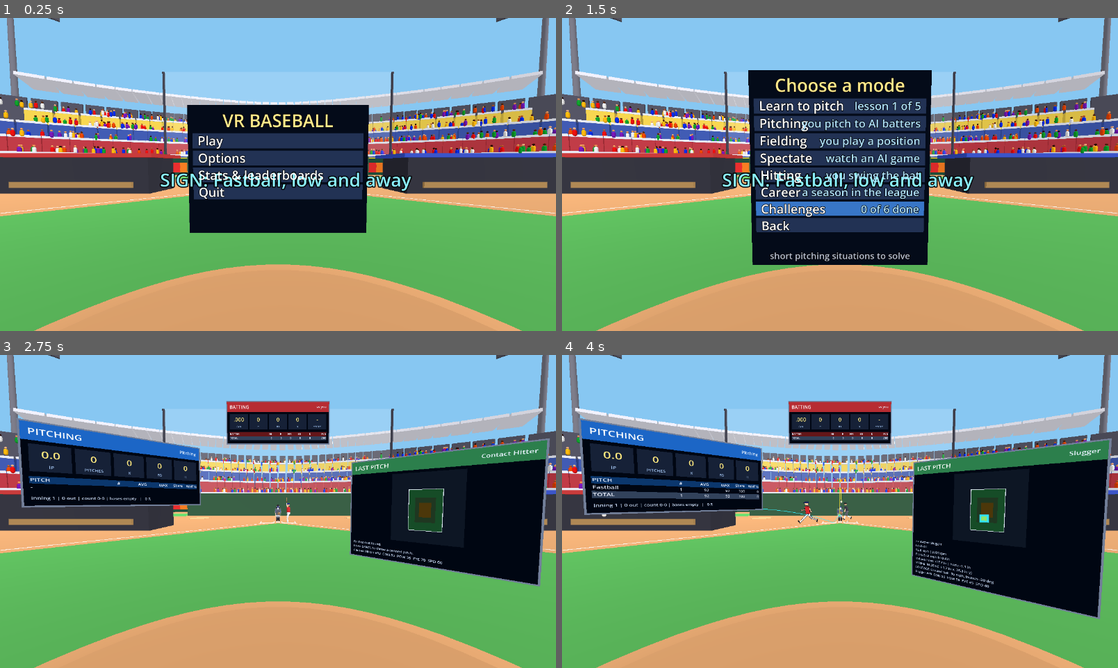
Above: before the commit, frames 1-4 (two rows, left to right).
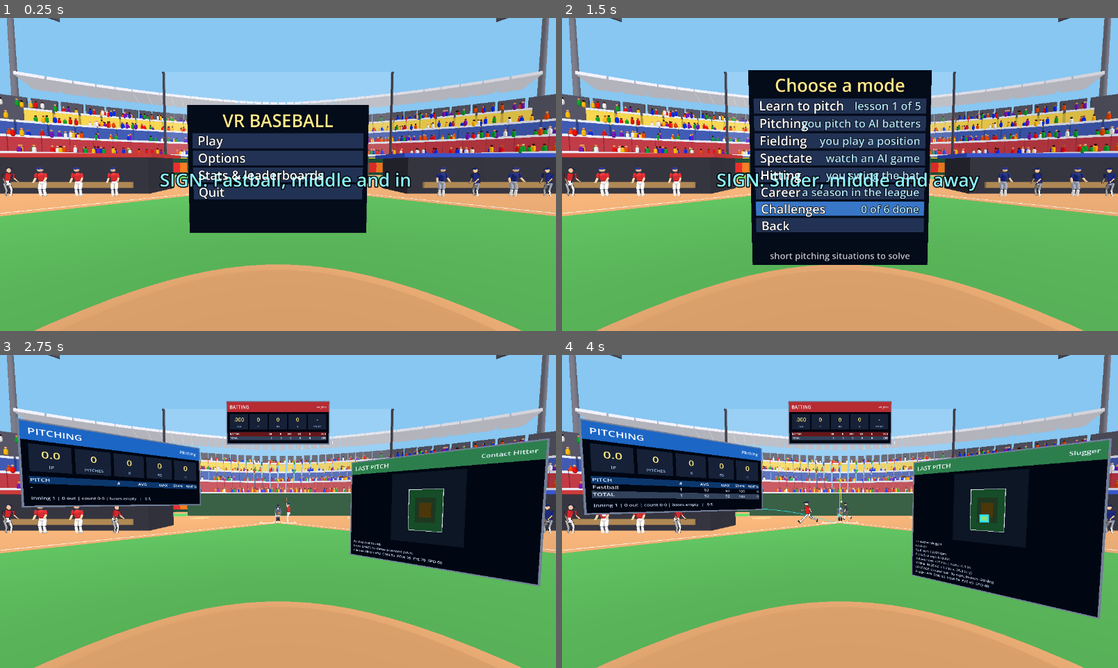
Above: after the commit, the same moments.

Repository: jbax-and-his-ai-pals/009-vr-baseball
Game: Godot game, scene res://scenes/bullpen.tscn
Same seed, same stepped clock (60 frames per second), same inputs: the game is played once before the commit and once after it.
Inputs (mouse positions are in pixels of both pictures, inside the frame that each line leads up to):
- Up to frame 1 (0.25 s): no input
- Up to frame 2 (1.5 s): tap Enter (ui_accept) at 0.5, 0.77, 1.25 s; move the mouse to (962, 158) at 0.52 s; hold Up 0.53-1.25 s; tap P at 0.6 s; click (962, 158) at 0.67 s; drag from (728, 190) to (812, 237) at 1.27 s
- Up to frame 3 (2.75 s): tap Enter (ui_accept) at 2 s; move the mouse to (333, 442) at 2.02 s; hold Up from 2.03 s (still down); tap Keypad Enter at 2.1 s
- Up to frame 4 (4 s): release Up at 2.75 s; tap Enter (ui_accept) at 2.75, 3.77 s; drag from (812, 574) to (673, 464) at 2.77 s; move the mouse to (1006, 558) at 3.52 s; hold Down from 3.53 s (still down); tap P at 3.6 s

The runs differ from the first frame. In frame 1, 1.9% of the frame differs, in the area x 0-100%, y 47-57%; in frame 2, 2.4%; in frame 3, 0.5%; in frame 4, 0.5%.

Commit message:
Dugouts: teammates at the rails and coaches react to the game; the visitors wear red
Co-Authored-By: Claude Sonnet 5.5 <noreply@anthropic.com>

Diff:
--- a/scripts/bullpen.gd
+++ b/scripts/bullpen.gd
@@ -124,6 +124,7 @@
 var _umpire: Doll
 var _base_ump_dolls: Array[Doll] = []
 var _director := PlayDirector.new()   # puts a play on the field: fielders, ball, runners, callouts
+var _dugouts: Dugouts               # teammates at the rails and the coaches
 var _base_umps: BaseUmpires   # the three umpires at the bases
 var _crew: PlateCrew          # drives the catcher and the umpire
 var _props: FieldProps        # dust, dropped bats, and calls that wait for their moment
@@ -316,6 +317,9 @@
 	else:
 		_home = Team.generate("Home", 55.0, 7)
 		_away = Team.generate("Away", 52.0, 14)
+		_away.jersey = Color(0.84, 0.16, 0.18)          # the visitors wear red (the runners and the batter already do)
+		_away.pants = Color(0.95, 0.95, 0.97)
+		_away.cap = Color(0.12, 0.17, 0.50)
 	_batting = Team.archetype_roster()
 	_defense = Defense.from_team(_home)
 	_ai_pitcher = AIPitcher.new(_home.player_at(1))
@@ -359,6 +363,8 @@
 	add_child(_base_umps)
 	_base_umps.setup(_base_ump_dolls[0], _base_ump_dolls[1], _base_ump_dolls[2])
 	_base_umps.umpire_voice.connect(func(id: String, at: Vector3): _sound.umpire_says_at(id, at))
+	_dugouts = Dugouts.new()
+	_dugouts.setup(self, _home, _away, Callable(self, "_doll_style"))
 	_sound.umpire_spoke.connect(_on_umpire_spoke)
 	_director.base_umps = _base_umps
 	_director.props = _props
@@ -3251,6 +3257,10 @@
 		_sound.crowd_react(ev, _game)
 	if _stadium != null:
 		_stadium.pulse(_crowd_excitement(ev))
+	if _dugouts != null:
+		_dugouts.react_event(ev, "home" if _top_game != null else "away")
+		if ev.get("game_over", false):
+			_dugouts.cheer("home" if _game.home_score > _game.runs else "away", "celebrate", true)
 	match String(ev.get("result", "")):
 		"home_run":
 			_haptics.play("rumble", 1.0)
--- /dev/null
+++ b/scripts/dugouts.gd
@@ -0,0 +1,92 @@
+class_name Dugouts
+extends Node
+## The people at the edges of the field: teammates at the rail of each dugout and a coach in each
+## coach's box. They stand there and react to the game: the batting side cheers a run or a homer,
+## groans a strikeout, the fielding side pumps a fist at one. Nothing here touches the rules.
+##
+##   dugouts.setup(parent, home_team, away_team, style_fn)
+##   dugouts.react_event(ev, batting_side)     "home" or "away": who is at bat
+##   dugouts.cheer("away", "celebrate")        a side does one clip, a beat apart from each other
+
+const HOME_X := 1.0                 # the home dugout is on the third-base side (+x), the visitors' on the first-base side
+const RAIL_Z := 6.5                 # just in front of the dugout's face (the pit box ends at z = 5.6)
+const MATES := 4                    # teammates at each rail
+const COACH_1B := Vector3(-22.5, 0.0, 14.0)
+const COACH_3B := Vector3(22.5, 0.0, 14.0)
+
+## Each reaction: the clip, how long it plays, how many of the group do it.
+const REACTIONS := {
+	"celebrate": {"clip": "celebrate", "seconds": 1.2},
+	"fist": {"clip": "fist_pump", "seconds": 0.9},
+	"groan": {"clip": "react", "seconds": 1.0},
+}
+
+var mates := {"home": [], "away": []}          # side -> Array[Doll]
+var coaches: Array[Doll] = []
+var _later: Array = []                         # [seconds left, Doll, clip, duration]
+var _rng := RandomNumberGenerator.new()
+
+
+func setup(parent: Node3D, home: Team, away: Team, style_fn: Callable) -> void:
+	_rng.seed = 11
+	parent.add_child(self)
+	for side in ["home", "away"]:
+		var team: Team = home if side == "home" else away
+		var sx := HOME_X if side == "home" else -HOME_X
+		for i in MATES:
+			var at := Vector3(sx * (10.0 + 2.2 * i), 0.0, RAIL_Z)
+			var d := Doll.create(parent, at, team.jersey, team.pants, team.cap, false, int(style_fn.call(300 + i + (0 if side == "home" else 10))))
+			d.locomotion = false
+			d.rotation.y = -sx * 0.35
+			mates[side].append(d)
+	for spot in [COACH_1B, COACH_3B]:
+		var c := Doll.create(parent, spot, away.jersey, away.pants, away.cap, false, int(style_fn.call(320 if spot.x < 0.0 else 321)))
+		c.locomotion = false
+		c.rotation.y = PI + (0.5 if spot.x < 0.0 else -0.5)        # watching the plate
+		coaches.append(c)
+
+
+## A side does a reaction; each person starts a moment after the last so it is not a chorus line.
+func cheer(side: String, kind: String, include_coaches: bool = false) -> void:
+	var r: Dictionary = REACTIONS.get(kind, REACTIONS.celebrate)
+	var t := 0.0
+	for d in mates.get(side, []):
+		_later.append([t + _rng.randf_range(0.0, 0.25), d, String(r.clip), float(r.seconds) * _rng.randf_range(0.9, 1.2)])
+		t += 0.12
+	if include_coaches:
+		for c in coaches:
+			_later.append([_rng.randf_range(0.0, 0.3), c, String(r.clip), float(r.seconds)])
+
+
+## What the people at the edges do about an event of the game. `batting_side` is who is at bat.
+func react_event(ev: Dictionary, batting_side: String) -> void:
+	var fielding := "home" if batting_side == "away" else "away"
+	match String(ev.get("result", "")):
+		"home_run":
+			cheer(batting_side, "celebrate", true)
+			cheer(fielding, "groan")
+			return
+		"triple", "double":
+			cheer(batting_side, "fist")
+		"strikeout":
+			cheer(fielding, "fist")
+			cheer(batting_side, "groan")
+		"error":
+			cheer(fielding, "groan")
+	if int(ev.get("runs", 0)) > 0 and String(ev.get("result", "")) != "home_run":
+		cheer(batting_side, "celebrate", true)
+
+
+func pending() -> int:
+	return _later.size()
+
+
+func _process(delta: float) -> void:
+	for i in range(_later.size() - 1, -1, -1):
+		var e: Array = _later[i]
+		e[0] = float(e[0]) - delta
+		if float(e[0]) <= 0.0:
+			var d: Doll = e[1]
+			if is_instance_valid(d):
+				d.play(String(e[2]), float(e[3]))
+			_later.remove_at(i)
--- /dev/null
+++ b/tests/dugouts_test.gd
@@ -0,0 +1,88 @@
+extends SceneTree
+## The people at the edges: teammates at each dugout rail and a coach in each box, who react to what
+## happens (the side at bat cheers runs and homers and groans strikeouts; the fielding side pumps a fist).
+## Run: godot --headless --path . -s res://tests/dugouts_test.gd
+
+var _failures := 0
+
+
+func _check(ok: bool, msg: String) -> void:
+	print(("PASS  " if ok else "FAIL  ") + msg)
+	if not ok:
+		_failures += 1
+
+
+func _busy(side: String, dg: Dugouts) -> int:
+	var n := 0
+	for d in dg.mates[side]:
+		if (d as Doll).busy():
+			n += 1
+	return n
+
+
+func _settle(dg: Dugouts) -> void:
+	for i in 300:
+		dg._process(0.02)
+		for side in ["home", "away"]:
+			for d in dg.mates[side]:
+				(d as Doll)._process(0.02)
+		for c in dg.coaches:
+			(c as Doll)._process(0.02)
+
+
+func _init() -> void:
+	var holder := Node3D.new()
+	root.add_child(holder)
+	var home := Team.generate("Home", 55.0, 7)
+	var away := Team.generate("Away", 52.0, 14)
+	var dg := Dugouts.new()
+	dg.setup(holder, home, away, func(k: int): return k % 2)
+	await process_frame
+	_check(dg.mates.home.size() == Dugouts.MATES and dg.mates.away.size() == Dugouts.MATES and dg.coaches.size() == 2, "four teammates at each rail and two coaches")
+	var home_ok := true
+	var away_ok := true
+	for d in dg.mates.home:
+		home_ok = home_ok and d.position.x > 5.0 and d.position.z > 5.6
+	for d in dg.mates.away:
+		away_ok = away_ok and d.position.x < -5.0 and d.position.z > 5.6
+	_check(home_ok and away_ok, "home on the third-base side, visitors on the first-base side, both in front of the dugout face")
+	_check(dg.coaches[0].position.x < 0.0 and dg.coaches[1].position.x > 0.0, "a coach by each base")
+	_check(_busy("home", dg) == 0 and _busy("away", dg) == 0, "all standing quietly to start")
+
+	dg.react_event({"result": "home_run", "runs": 1}, "away")
+	_check(dg.pending() == Dugouts.MATES * 2 + 2 + 0 or dg.pending() > 8, "a homer sends the batting side, its coaches and the fielding side into action (%d queued)" % dg.pending())
+	dg._process(1.0)
+	_check(dg.pending() == 0 and _busy("away", dg) == Dugouts.MATES and _busy("home", dg) == Dugouts.MATES, "and they all do it within a second")
+	_settle(dg)
+	_check(_busy("away", dg) == 0 and _busy("home", dg) == 0, "then they are still again")
+
+	dg.react_event({"result": "strikeout"}, "away")
+	dg._process(1.0)
+	_check(_busy("home", dg) == Dugouts.MATES and _busy("away", dg) == Dugouts.MATES, "a strikeout: the fielding side pumps a fist, the batting side groans")
+	_settle(dg)
+	dg.react_event({"result": "out"}, "away")
+	_check(dg.pending() == 0, "an ordinary out is nothing")
+	dg.react_event({"result": "single", "runs": 2}, "home")
+	dg._process(1.0)
+	_check(_busy("home", dg) == Dugouts.MATES and _busy("away", dg) == 0, "a run scores a cheer from the side at bat only")
+	_settle(dg)
+	dg.cheer("away", "celebrate", true)
+	dg._process(1.0)
+	var coach_busy := 0
+	for c in dg.coaches:
+		if (c as Doll).busy():
+			coach_busy += 1
+	_check(coach_busy == 2, "coaches join in when asked")
+
+	ThrowLogger.override_path = "user://test_throws.jsonl"
+	var bp: Node3D = load("res://scenes/bullpen.tscn").instantiate()
+	bp.menu_on_start = false
+	root.add_child(bp)
+	await process_frame
+	_check(bp._dugouts != null and bp._dugouts.mates.home.size() == Dugouts.MATES, "the game has its dugouts")
+	bp._after_event({"result": "home_run", "runs": 1, "pa_over": false, "half_over": false, "game_over": false, "text": "", "batter": null})
+	_check(bp._dugouts.pending() > 0, "and a home run in it sets them off")
+	bp.queue_free()
+
+	print("FAILURES: %d" % _failures)
+	quit(1 if _failures > 0 else 0)
Not shown, added: scripts/dugouts.gd.uid
Not shown, added: tests/effects_test.gd.uid
Not shown, changed: ROADMAP.md
